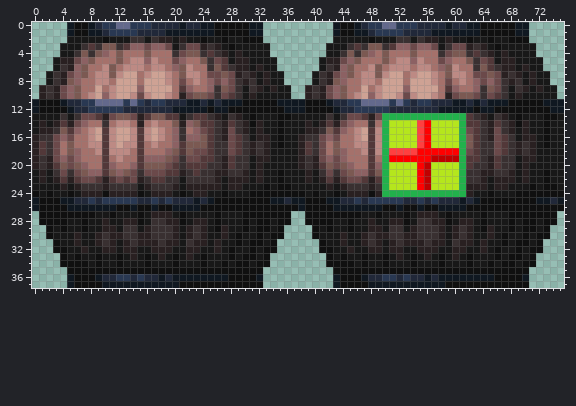
A sprite sheet gets an edit: Assets/Standard Assets/Entities/BARREL/BARREL.png. That is the earlier state.
The file is 76x38 pixels.
New version:
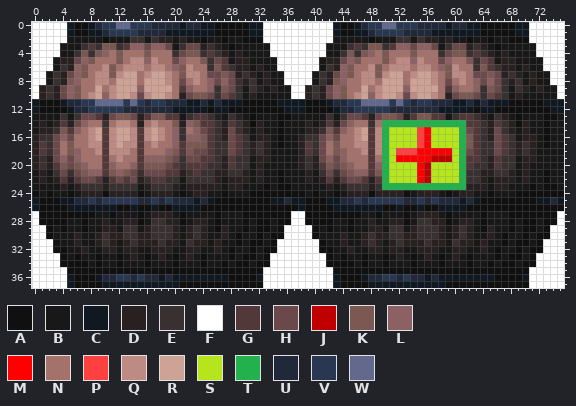
Palette (. is transparent): A #101010  B #181818  C #101821  D #292021  E #393031  F #ffffff  G #523839  H #6b494a  J #c00000  K #7b5952  L #8c6163  M #ff0000  N #a5716b  P #ff4040  Q #bd8a84  R #cea294  S #b5e61d  T #22b14c  U #212839  V #293852  W #63698c
Edits made:
@@ x 0..75 @@
- 0 .....CAACUVVWWVVVUUUUCUUCCAAAAACC..........CAACUVVWWVVVUUUUCUUCCAAAAACC.....
- 1 .....CAACCUVVVVUUUUCCCCCCCAAAAACC..........CAACCUVVVVUUUUCCCCCCCAAAAACC.....
- 2 .....BBBBBABBBEEBEDDBDBBABBABBAAA..........BBBBBABBBEEBEDDBDBBABBABBAAA.....
- 3 ....BBBEGEKKEGLLHLLHBEHHDEDBABBBBB........BBBEGEKKEGLLHLLHBEHHDEDBABBBBB....
- 4 ....BBEKEKLNKNNNKNNNEHKKEGEDBDBBBB........BBEKEKLNKNNNKNNNEHKKEGEDBDBBBB....
- 5 ...BDDHLKNNNKNQQLQNNHLNNKEHGBDDBBBB......BDDHLKNNNKNQQLQNNHLNNKEHGBDDBBBB...
- 6 ...BEDLKNNQKNQQQNQQNLKQNNEKGEDDBDBB......BEDLKNNQKNQQQNQQNLKQNNEKGEDDBDBB...
- 7 ..BEDHLKNQQKQRRNQRRQNKQQNHHKHDEDBDBB....BEDHLKNQQKQRRNQRRQNKQQNHHKHDEDBDBB..
- 8 ..BEDKLNNQQNRRRNRRRQNHNQNLHLHEDEBDBB....BEDKLNNQQNRRRNRRRQNHNQNLHLHEDEBDBB..
- 9 .DEDHLKNNRNQRRRLRRRRNGLNNLEKHEBEDBDBB..DEDHLKNNRNQRRRLRRRRNGLNNLEKHEBEDBDBB.
-10 .DEDHLKNQRLQRRQHQRRQNDHKKHEHGEBDBBBBB..DEDHLKNQRLQRRQHQRRQNDHKKHEHGEBDBBBBB.
+ 0 FFFFFCAACUVVWWVVVUUUUCUUCCAAAAACCFFFFFFFFFFCAACUVVWWVVVUUUUCUUCCAAAAACCFFFFF
+ 1 FFFFFCAACCUVVVVUUUUCCCCCCCAAAAACCFFFFFFFFFFCAACCUVVVVUUUUCCCCCCCAAAAACCFFFFF
+ 2 FFFFFBBBBBABBBEEBEDDBDBBABBABBAAAFFFFFFFFFFBBBBBABBBEEBEDDBDBBABBABBAAAFFFFF
+ 3 FFFFBBBEGEKKEGLLHLLHBEHHDEDBABBBBBFFFFFFFFBBBEGEKKEGLLHLLHBEHHDEDBABBBBBFFFF
+ 4 FFFFBBEKEKLNKNNNKNNNEHKKEGEDBDBBBBFFFFFFFFBBEKEKLNKNNNKNNNEHKKEGEDBDBBBBFFFF
+ 5 FFFBDDHLKNNNKNQQLQNNHLNNKEHGBDDBBBBFFFFFFBDDHLKNNNKNQQLQNNHLNNKEHGBDDBBBBFFF
+ 6 FFFBEDLKNNQKNQQQNQQNLKQNNEKGEDDBDBBFFFFFFBEDLKNNQKNQQQNQQNLKQNNEKGEDDBDBBFFF
+ 7 FFBEDHLKNQQKQRRNQRRQNKQQNHHKHDEDBDBBFFFFBEDHLKNQQKQRRNQRRQNKQQNHHKHDEDBDBBFF
+ 8 FFBEDKLNNQQNRRRNRRRQNHNQNLHLHEDEBDBBFFFFBEDKLNNQQNRRRNRRRQNHNQNLHLHEDEBDBBFF
+ 9 FDEDHLKNNRNQRRRLRRRRNGLNNLEKHEBEDBDBBFFDEDHLKNNRNQRRRLRRRRNGLNNLEKHEBEDBDBBF
+10 FDEDHLKNQRLQRRQHQRRQNDHKKHEHGEBDBBBBBFFDEDHLKNQRLQRRQHQRRQNDHKKHEHGEBDBBBBBF
 11 CAAACUUVVWWWWVWVUVVUUUCCUCUCCCAAAAACCCCAAACUUVVWWWWVWVUVVUUUCCUCUCCCAAAAACCC
 12 CAAAACUUVVVVVUUUUUUUCCCCCACCAAAAAAAACCCAAAACUUVVVVVUUUUUUUCCCCCACCAAAAAAAACC
-13 BBBBEBEHHGDHKKHDGKKGGBEGGEDBEDBABBBAABBBBBEBEHHGDHTTTTTTTTTTTTGEDBEDBABBBAAB
-14 BDBDGDHLNNENQQNDNQNNKDLKGGEDGEDADBBABBBDBDGDHLNNENTSSSSPMSSSSTGGEDGEDADBBABB
+13 BBBBEBEHHGDHKKHDGKKGGBEGGEDBEDBABBBAABBBBBEBEHHGDHKKHDGKKGGBEGGEDBEDBABBBAAB
+14 BDBDGDHLNNENQQNDNQNNKDLKGGEDGEDADBBABBBDBDGDHLNNENTTTTTTTTTTTTGGEDGEDADBBABB
 15 BDDEKGLNQRGQRRQGQRQNLENLHGEDHEDBDBBABBBDDEKGLNQRGQTSSSSPMSSSSTHGEDHEDBDBBABB
@@ x 49..62 @@
 17 QTSSSSPMSSSSTK
-18 QTPPPPMMMMMMTH
-19 NTMMMMMMJJJJTG
+18 QTSPPPMMMMMSTH
+19 NTSMMMMMJJJSTG
 20 LTSSSSMJSSSSTG
@@ x 0..75 @@
 22 BDBDGDGHHGDGHGHDEGGEEBEEEEDBDDDBDBBABBBDBDGDGHHGDGTSSSSMJSSSSTEEDBDDDBDBBABB
-23 BBBBDBDEEEDEEEEBDEEEDBDDDDDBDDBBBABAABBBBBDBDEEEDETSSSSMJSSSSTDDDBDDBBBABAAB
-24 ABABBABDDDADDDDABDDDBABDDBBABBBAAAAAAAABABBABDDDADTTTTTTTTTTTTDBBABBBAAAAAAA
+23 BBBBDBDEEEDEEEEBDEEEDBDDDDDBDDBBBABAABBBBBDBDEEEDETTTTTTTTTTTTDDDBDDBBBABAAB
+24 ABABBABDDDADDDDABDDDBABDDBBABBBAAAAAAAABABBABDDDADDDDABDDDBABDDBBABBBAAAAAAA
 25 CAAACCUUVUVVVVVUUVUVUUUCUCAAAAAAAACCUCCAAACCUUVUVVVVVUUVUVUUUCUCAAAAAAAACCUC
 26 CAAAACCCCCCCAACAACAACCCCAAAAAAAAAAAAAACAAAACCCCCCCAACAACAACCCCAAAAAAAAAAAAAA
-27 .AAAAAAAABBABBBABDDDBABBBBABBBAAAAAAA..AAAAAAAABBABBBABDDDBABBBBABBBAAAAAAA.
-28 .AAAABBABBDBBDDABEEDDABDDBABBBABAABAA..AAAABBABBDBBDDABEEDDABDDBABBBABAABAA.
-29 ..ABABBABBDDBEEBDEEEDBDEDBADBBABAABA....ABABBABBDDBEEBDEEEDBDEDBADBBABAABA..
-30 ..ABBBDBBDEDDEEDDEEEDBDEDBBDBABBABAA....ABBBDBBDEDDEEDDEEEDBDEDBBDBABBABAA..
-31 ...ABBDBBDEDBDEDDDEDDBEDDBDBBABAABA......ABBDBBDEDBDEDDDEDDBEDDBDBBABAABA...
-32 ...AABBDBBDDBDDBBDDDBBDDBBDBABBABAA......AABBDBBDDBDDBBDDDBBDDBBDBABBABAA...
-33 ....ABABBABBABDBABDBABDBABBBABAABA........ABABBABBABDBABDBABDBABBBABAABA....
-34 ....AAAABABBABBBABBBABBBABBABAABAA........AAAABABBABBBABBBABBBABBABAABAA....
-35 .....AAAAAAAAAAAAAAAAAAAAAAAAAAAA..........AAAAAAAAAAAAAAAAAAAAAAAAAAAA.....
-36 .....CAAACUUVVUVUUCUCCCCCCCCAAAAC..........CAAACUUVVUVUUCUCCCCCCCCAAAAC.....
-37 .....CAAAACCCCCCCCCCCAAAAAAAAAAAA..........CAAAACCCCCCCCCCCAAAAAAAAAAAA.....
+27 FAAAAAAAABBABBBABDDDBABBBBABBBAAAAAAAFFAAAAAAAABBABBBABDDDBABBBBABBBAAAAAAAF
+28 FAAAABBABBDBBDDABEEDDABDDBABBBABAABAAFFAAAABBABBDBBDDABEEDDABDDBABBBABAABAAF
+29 FFABABBABBDDBEEBDEEEDBDEDBADBBABAABAFFFFABABBABBDDBEEBDEEEDBDEDBADBBABAABAFF
+30 FFABBBDBBDEDDEEDDEEEDBDEDBBDBABBABAAFFFFABBBDBBDEDDEEDDEEEDBDEDBBDBABBABAAFF
+31 FFFABBDBBDEDBDEDDDEDDBEDDBDBBABAABAFFFFFFABBDBBDEDBDEDDDEDDBEDDBDBBABAABAFFF
+32 FFFAABBDBBDDBDDBBDDDBBDDBBDBABBABAAFFFFFFAABBDBBDDBDDBBDDDBBDDBBDBABBABAAFFF
+33 FFFFABABBABBABDBABDBABDBABBBABAABAFFFFFFFFABABBABBABDBABDBABDBABBBABAABAFFFF
+34 FFFFAAAABABBABBBABBBABBBABBABAABAAFFFFFFFFAAAABABBABBBABBBABBBABBABAABAAFFFF
+35 FFFFFAAAAAAAAAAAAAAAAAAAAAAAAAAAAFFFFFFFFFFAAAAAAAAAAAAAAAAAAAAAAAAAAAAFFFFF
+36 FFFFFCAAACUUVVUVUUCUCCCCCCCCAAAACFFFFFFFFFFCAAACUUVVUVUUCUCCCCCCCCAAAACFFFFF
+37 FFFFFCAAAACCCCCCCCCCCAAAAAAAAAAAAFFFFFFFFFFCAAAACCCCCCCCCCCAAAAAAAAAAAAFFFFF
Where, in picture pixels (left, top, right, bottom), the same in both pictures:
added: (32, 22, 67, 99)
added: (263, 22, 333, 99)
added: (529, 22, 564, 99)
changed: (382, 113, 466, 127)
changed: (382, 148, 466, 197)
added: (32, 211, 67, 288)
added: (263, 211, 333, 288)
added: (529, 211, 564, 288)
